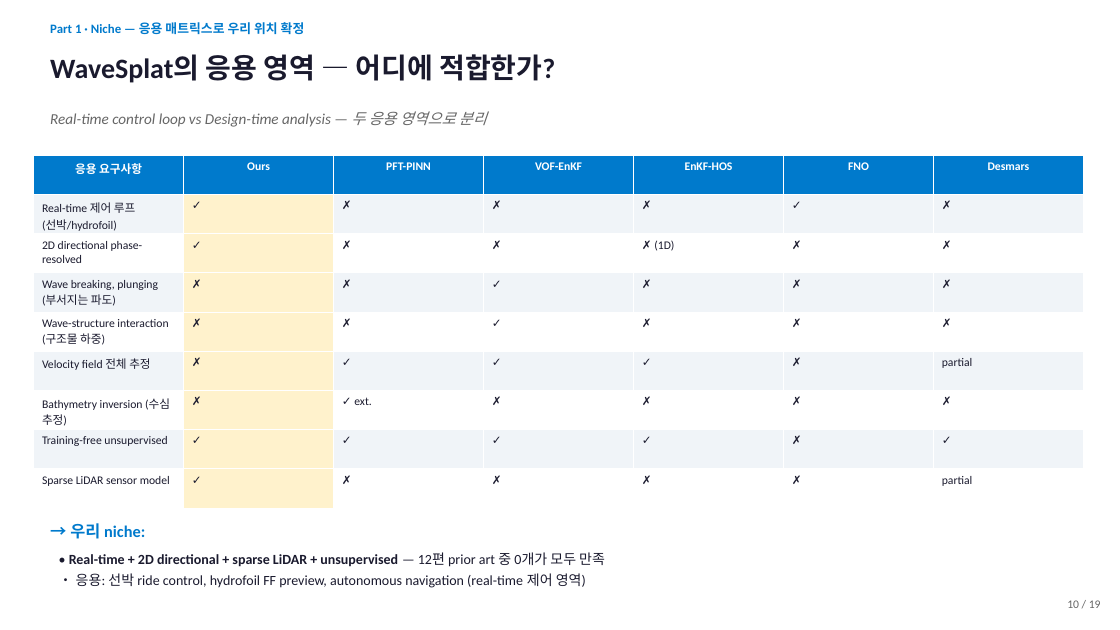
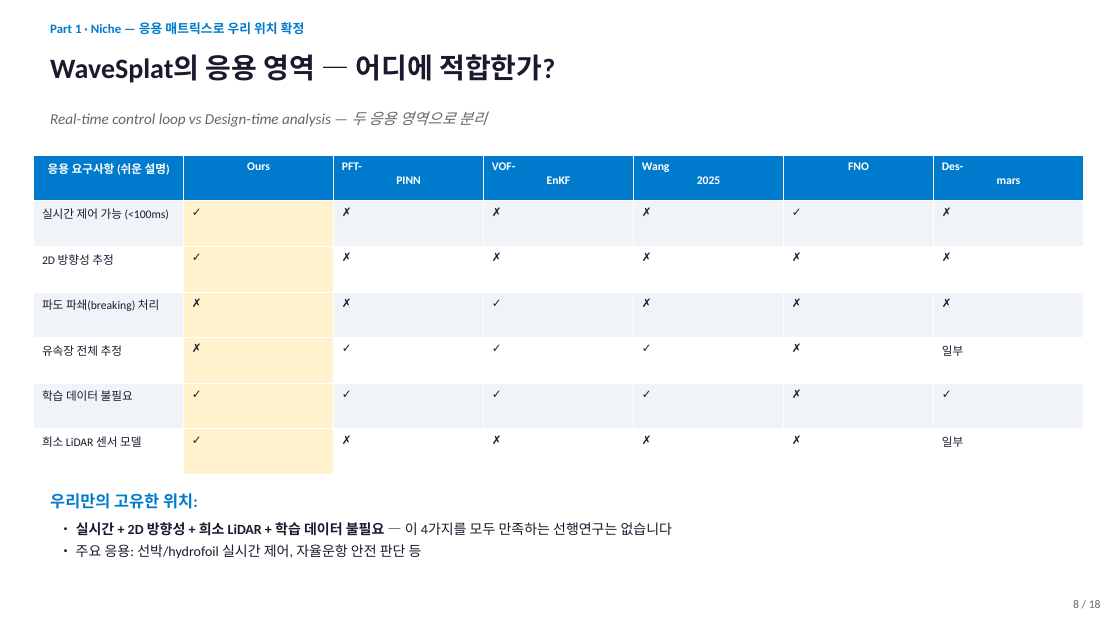
Before and after one commit to SAEYONGPARK94/wavesplat, a slide deck: slide 8 of wavesplat/docs/labmeeting_2026_05_13.pptx (slide 10 before the commit). Drawn at 1120x630 pixels with LibreOffice and Linux fonts; fonts in the diff are those of the drawing. Boxes give left, top, right and bottom in pixels: in the first picture for what was removed or moved away, otherwise in the second. Text is boxed around its words. In the diff, an @@ line names an element or a change of style, - is before the commit and + after.

```diff
--- a/wavesplat/docs/labmeeting_2026_05_13.pptx
+++ b/wavesplat/docs/labmeeting_2026_05_13.pptx
@@ table at bbox=[34, 155, 1086, 475] @@
-row 1: 응용 요구사항 | Ours | PFT-PINN | VOF-EnKF | EnKF-HOS | FNO | Desmars
-row 2: Real-time 제어 루프 (선박/hydrofoil) | ✓ | ✗ | ✗ | ✗ | ✓ | ✗
-row 3: 2D directional phase-resolved | ✓ | ✗ | ✗ | ✗ (1D) | ✗ | ✗
-row 4: Wave breaking, plunging (부서지는 파도) | ✗ | ✗ | ✓ | ✗ | ✗ | ✗
-row 5: Wave-structure interaction (구조물 하중) | ✗ | ✗ | ✓ | ✗ | ✗ | ✗
-row 6: Velocity field 전체 추정 | ✗ | ✓ | ✓ | ✓ | ✗ | partial
-row 7: Bathymetry inversion (수심 추정) | ✗ | ✓ ext. | ✗ | ✗ | ✗ | ✗
-row 8: Training-free unsupervised | ✓ | ✓ | ✓ | ✓ | ✗ | ✓
-row 9: Sparse LiDAR sensor model | ✓ | ✗ | ✗ | ✗ | ✗ | partial
+row 1: 응용 요구사항 (쉬운 설명) | Ours | PFT- PINN | VOF- EnKF | Wang 2025 | FNO | Des- mars
+row 2: 실시간 제어 가능 (<100ms) | ✓ | ✗ | ✗ | ✗ | ✓ | ✗
+row 3: 2D 방향성 추정 | ✓ | ✗ | ✗ | ✗ | ✗ | ✗
+row 4: 파도 파쇄(breaking) 처리 | ✗ | ✗ | ✓ | ✗ | ✗ | ✗
+row 5: 유속장 전체 추정 | ✗ | ✓ | ✓ | ✓ | ✗ | 일부
+row 6: 학습 데이터 불필요 | ✓ | ✓ | ✓ | ✓ | ✗ | ✓
+row 7: 희소 LiDAR 센서 모델 | ✓ | ✗ | ✗ | ✗ | ✗ | 일부
@@ text at bbox=[50, 493, 198, 509]: text changed @@
-→ 우리 niche:
+우리만의 고유한 위치:
@@ text at bbox=[76, 522, 672, 559]: text changed @@
-• Real-time + 2D directional + sparse LiDAR + unsupervised — 12편 prior art 중 0개가 모두 만족
-• 응용: 선박 ride control, hydrofoil FF preview, autonomous navigation (real-time 제어 영역)
+• 실시간 + 2D 방향성 + 희소 LiDAR + 학습 데이터 불필요 — 이 4가지를 모두 만족하는 선행연구는 없습니다
+• 주요 응용: 선박/hydrofoil 실시간 제어, 자율운항 안전 판단 등
@@ text at bbox=[1073, 600, 1101, 608]: text changed @@
-10 / 19
+8 / 18
```
Also in this commit, not shown: 16 other slides changed, 11 slides added, 8 slides removed, 14 other files.
